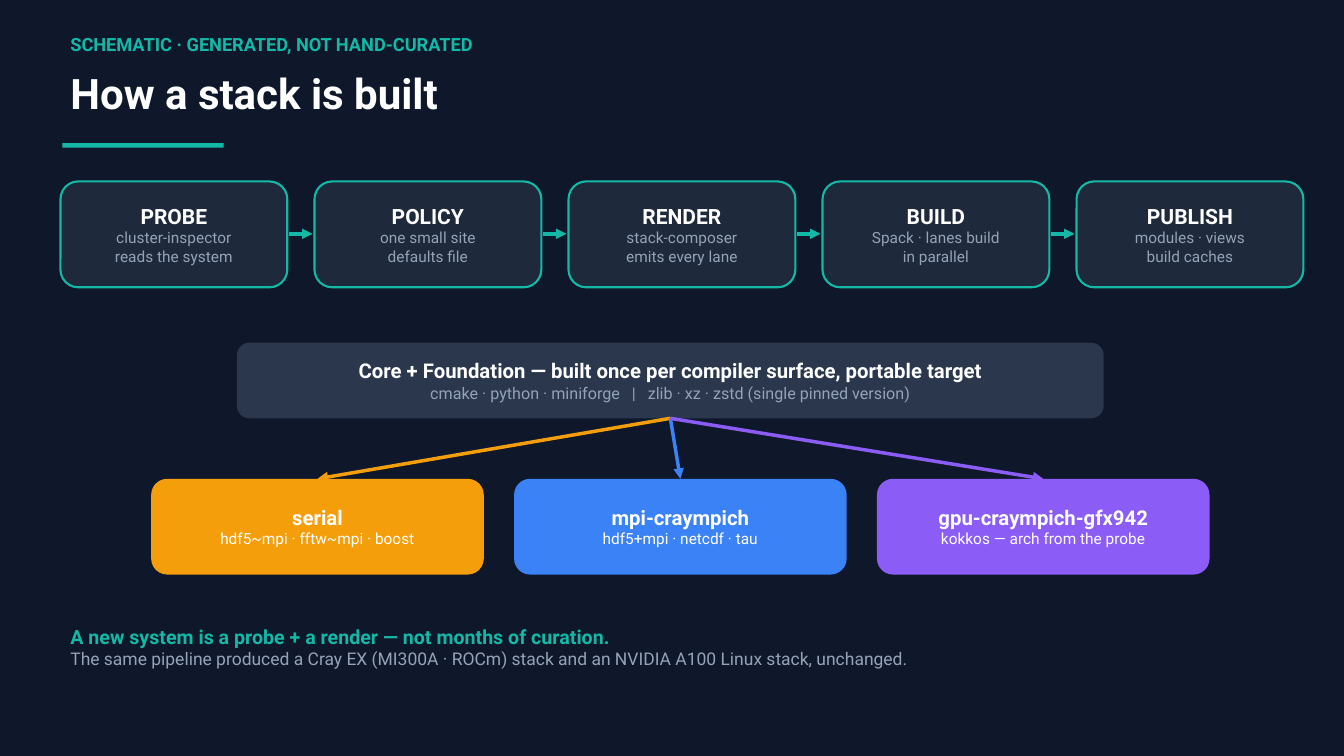
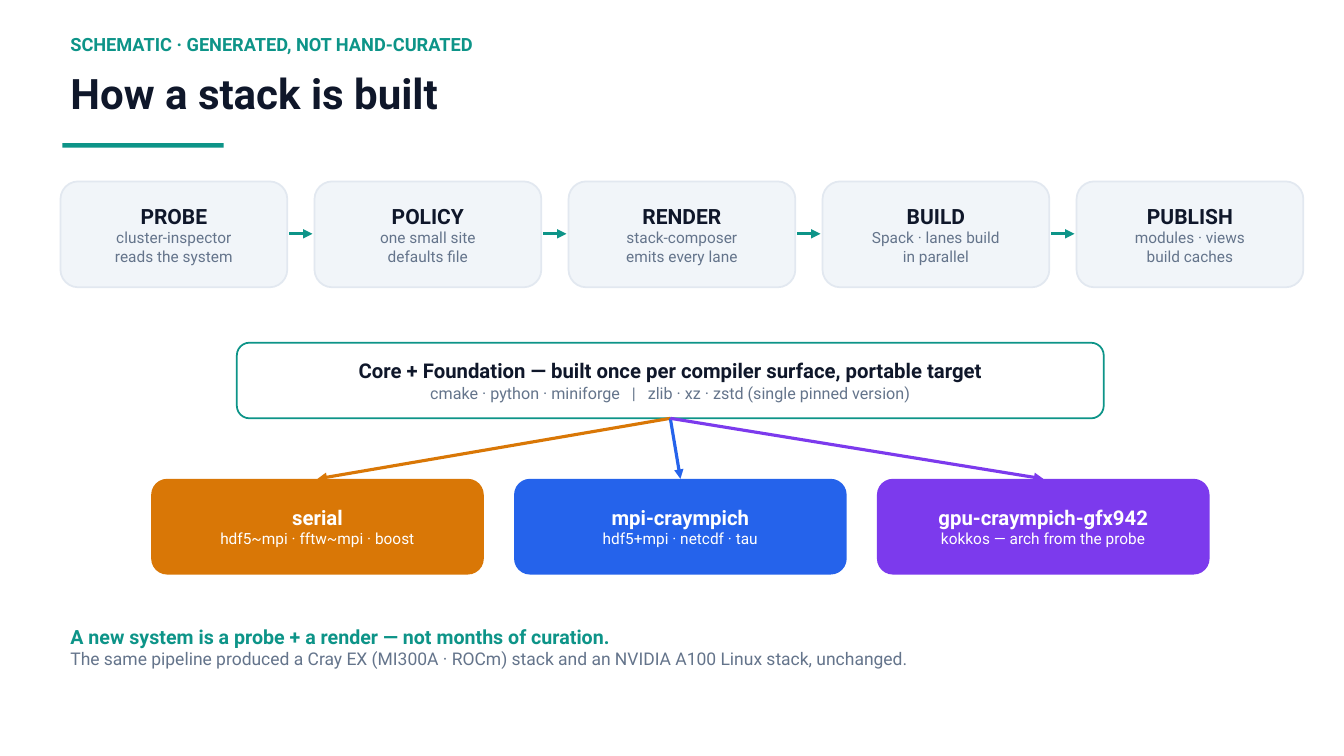
Before and after one commit to ray12514/stack-planning, a slide deck: slide 4 of presentations/cse_lanes_model.pptx. Drawn at 1344x756 pixels with LibreOffice and Linux fonts; fonts in the diff are those of the drawing. Boxes give left, top, right and bottom in pixels: in the first picture for what was removed or moved away, otherwise in the second. Text is boxed around its words. In the diff, an @@ line names an element or a change of style, - is before the commit and + after.

Commit message:
Redraw the build-flow schematic; restyle the deck to light theme
cse_build_flow.pptx: the original schematic structure redrawn clean —
six-stage pipeline, Core+Foundation built once, dashed reuse edges into
two pilot compiler surfaces (Cray: cse/gcc + cse/cce with cray-mpich
lanes; Linux: cse/gcc + system default with openmpi lanes), user-flow
strip and legend. Deck restyled to white background with the same lane
color language; validation/vocabulary cards tightened. Both verified
slide-by-slide through Keynote PDF export.

```diff
--- a/presentations/cse_lanes_model.pptx
+++ b/presentations/cse_lanes_model.pptx
@@ rectangle removed at [0, 0, 1344, 756] @@
@@ text "SCHEMATIC · GENERATED, NOT HAND-CURATED" at [70, 38, 473, 54]: text colour #14B8A6 to #0D9488 @@
@@ text "How a stack is built" at [70, 77, 438, 110]: text colour #FFFFFF to #0F172A @@
@@ rectangle at [63, 143, 224, 147]: fill #14B8A6 to #0D9488 @@
@@ rounded rectangle "PROBE" at [60, 181, 287, 287]: text colour #FFFFFF to #0F172A in "PROBE"; text colour #94A3B8 to #64748B in "cluster-inspector", "reads the system"; fill #1E293B to #F1F5F9; outline #14B8A6 1.5 pt to #E2E8F0 1.25 pt @@
@@ rounded rectangle "POLICY" at [315, 181, 541, 287]: text colour #FFFFFF to #0F172A in "POLICY"; text colour #94A3B8 to #64748B in "one small site", "defaults file"; fill #1E293B to #F1F5F9; outline #14B8A6 1.5 pt to #E2E8F0 1.25 pt @@
@@ rounded rectangle "RENDER" at [569, 181, 796, 287]: text colour #FFFFFF to #0F172A in "RENDER"; text colour #94A3B8 to #64748B in "stack-composer", "emits every lane"; fill #1E293B to #F1F5F9; outline #14B8A6 1.5 pt to #E2E8F0 1.25 pt @@
@@ rounded rectangle "BUILD" at [823, 181, 1050, 287]: text colour #FFFFFF to #0F172A in "BUILD"; text colour #94A3B8 to #64748B in "Spack · lanes build", "in parallel"; fill #1E293B to #F1F5F9; outline #14B8A6 1.5 pt to #E2E8F0 1.25 pt @@
@@ rounded rectangle "PUBLISH" at [1077, 181, 1304, 287]: text colour #FFFFFF to #0F172A in "PUBLISH"; text colour #94A3B8 to #64748B in "modules · views", "build caches"; fill #1E293B to #F1F5F9; outline #14B8A6 1.5 pt to #E2E8F0 1.25 pt @@
@@ arrow (289, 234) - (313, 234): stroke #14B8A6 2.5 pt to #0D9488 2.25 pt @@
@@ arrow (543, 234) - (567, 234): stroke #14B8A6 2.5 pt to #0D9488 2.25 pt @@
@@ arrow (798, 234) - (821, 234): stroke #14B8A6 2.5 pt to #0D9488 2.25 pt @@
@@ arrow (1052, 234) - (1075, 234): stroke #14B8A6 2.5 pt to #0D9488 2.25 pt @@
@@ rounded rectangle "Core + Foundation — built ..." at [237, 343, 1104, 418]: text colour #FFFFFF to #0F172A in "Core + Foundation — built once per ..."; text colour #94A3B8 to #64748B in "cmake · python · miniforge | zlib ..."; fill #2A374D to #FFFFFF; outline none to #0D9488 1.25 pt @@
@@ arrow (670, 418) - (318, 479): stroke #F59E0B 2.5 pt to #D97706 2.25 pt @@
@@ arrow (670, 418) - (681, 479): stroke #3B82F6 2.5 pt to #2563EB 2.25 pt @@
@@ arrow (670, 418) - (1044, 479): stroke #8B5CF6 2.5 pt to #7C3AED 2.25 pt @@
@@ rounded rectangle "serial" at [151, 479, 484, 575]: fill #F59E0B to #D97706 @@
@@ rounded rectangle "mpi-craympich" at [514, 479, 847, 575]: fill #3B82F6 to #2563EB @@
@@ rounded rectangle "gpu-craympich-gfx942" at [877, 479, 1210, 575]: fill #8B5CF6 to #7C3AED @@
@@ text "A new system is a ..." at [70, 629, 907, 669]: text colour #14B8A6 to #0D9488 in "A new system is a probe + ..."; text colour #94A3B8 to #64748B in "The same pipeline produced a Cray EX ..." @@
```
Also in this commit, not shown: 7 other slides changed, 4 other files.
